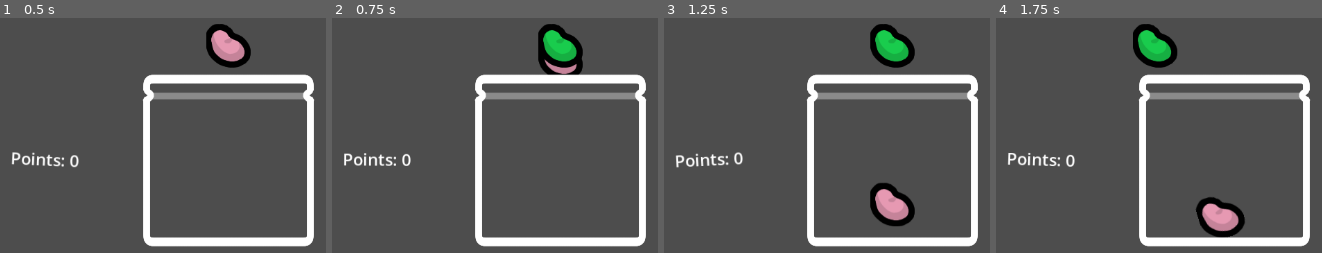
Above: before the commit, frames 1-4 (left to right).
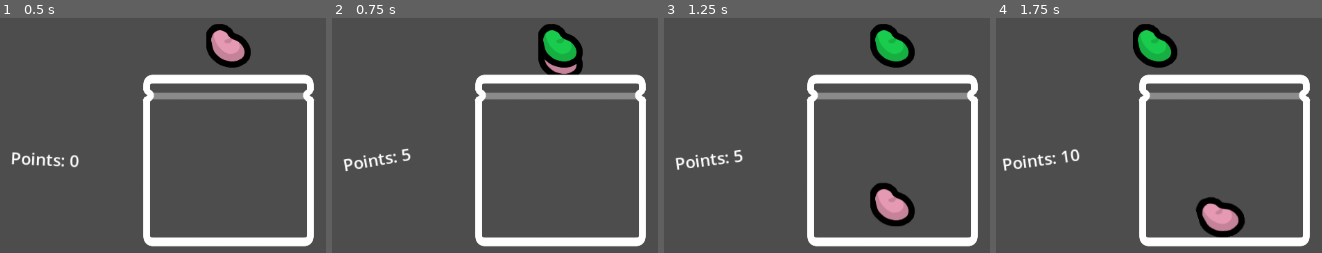
Above: after the commit, the same moments.

Repository: dairycultist/bean-game
Game: Godot game, scene res://scene.tscn
Same seed, same stepped clock (60 frames per second), same inputs: the game is played once before the commit and once after it.
Inputs (mouse positions are in pixels of both pictures, inside the frame that each line leads up to):
- Up to frame 1 (0.5 s): no input
- Up to frame 2 (0.75 s): tap Enter at 0.5 s; move the mouse to (560, 133) at 0.52 s; press the mouse at (560, 133) at 0.53 s
- Up to frame 3 (1.25 s): no input
- Up to frame 4 (1.75 s): move the mouse to (1064, 182) at 1.27 s; release the mouse at (1064, 182) at 1.28 s; click (1064, 182) at 1.35 s

Frame 1 is identical in both runs. In frame 2, 0.7% of the frame differs, in the area x 3-25%, y 55-66%; in frame 3, 0.5%; in frame 4, 0.8%, in the area x 1-26%, y 55-66%.

Commit message:
Switch from merging to peggle-like gameplay

Diff:
--- a/bean.gd
+++ b/bean.gd
@@ -23,7 +23,6 @@
 	avg_speed = lerp(avg_speed, linear_velocity.length(), delta)
 
 	if position.y < -200:
-		BeanSignals.on_bean_escaped.emit(color)
 		_audio_on_match.play()
 		queue_free()
 
@@ -44,14 +43,8 @@
 
 func _body_entered(body):
 
-	# match
-	if body is Bean and body.color == color and not body.freeze and body.name < name: # last part so only one triggers the match
-		queue_free()
-		body.queue_free()
-		_audio_on_match.pitch_scale = randf_range(0.9, 1.0)
-		_audio_on_match.play()
-		BeanSignals.on_beans_matched.emit(color)
-		return
+	# TEMP
+	BeanSignals.on_bean_hit_peg.emit(self, null)
 
 	# play collide sound
 	_audio_on_collide.volume_linear = (2.0 / (1 + exp(-avg_speed * 0.01))) - 1.0
--- a/bean_dropper.gd
+++ b/bean_dropper.gd
@@ -25,7 +25,7 @@
 		the_bean.collision_layer = 1
 		the_bean.freeze = false
 
-		BeanSignals.on_bean_dropped.emit(the_bean.color)
+		BeanSignals.on_bean_dropped.emit(the_bean)
 
 		# make a new the_bean
 		the_bean = bean.instantiate()
--- a/bean_signals.gd
+++ b/bean_signals.gd
@@ -1,8 +1,8 @@
 extends Node
 
 @warning_ignore("unused_signal")
-signal on_beans_matched(color: Bean.BeanColor)
+signal on_bean_dropped(bean: Bean)
 @warning_ignore("unused_signal")
-signal on_bean_dropped(color: Bean.BeanColor)
+signal on_bean_hit_peg(bean: Bean, peg: Node)
 @warning_ignore("unused_signal")
-signal on_bean_escaped(color: Bean.BeanColor)
+signal on_bean_in_basket(bean: Bean, peg: Node)
--- a/boons/abstract_boon.gd
+++ b/boons/abstract_boon.gd
@@ -1,23 +1,35 @@
 @abstract
 extends Sprite2D
 class_name Boon
+
+# I have the idea to make plinko but with jelly beans and instead of a giraffe
+# it's a smiley anime girl with huge boobs and you can send a bunch of beans at
+# once and they go plink plink plink and fall into baskets at the bottom which
+# give a range of points and plinking also gives a small amount of points
+
+# currently a merging game but I think peggle would be more stimming
+# number go up AND clink clink clink sounds AND many rigidbodies
 
 # TODO add boon animation for idling and triggering
 
 func _ready() -> void:
 
-	BeanSignals.on_beans_matched.connect(_on_beans_matched)
 	BeanSignals.on_bean_dropped.connect(_on_bean_dropped)
-	BeanSignals.on_bean_escaped.connect(_on_bean_escaped)
+	BeanSignals.on_bean_hit_peg.connect(_on_bean_hit_peg)
+	BeanSignals.on_bean_in_basket.connect(_on_bean_in_basket)
 
-func _on_beans_matched(_color: Bean.BeanColor) -> bool: # returns if triggered (for animation)
+# returns if triggered (for animation)
+func _on_bean_dropped(_bean: Bean) -> bool:
 	return false
 
-func _on_bean_dropped(_color: Bean.BeanColor) -> bool:
+func _on_bean_hit_peg(_bean: Bean, _peg: Node) -> bool:
 	return false
 
-func _on_bean_escaped(_color: Bean.BeanColor) -> bool:
+func _on_bean_in_basket(_bean: Bean, _peg: Node) -> bool:
 	return false
+
+# boons work on a "pick one between each round" system
+# you can only have like four boons equipped at once, but you can destroy a boon at any time
 
 # BOONS:
 # When a bean is dropped, add 1 point for every bean in the jar.
--- a/boons/base_boon.gd
+++ /dev/null
@@ -1,9 +0,0 @@
-extends Boon
-
-# hidden boon that implements the default point behaviour (i.e. giving points on match)
-
-func _on_beans_matched(_color: Bean.BeanColor) -> bool:
-
-	get_parent().add_points(5)
-
-	return true
--- a/scene.tscn
+++ b/scene.tscn
@@ -6,19 +6,30 @@
 [ext_resource type="AudioStream" uid="uid://dfx6ai1konf05" path="res://click.wav" id="4_m7jmp"]
 [ext_resource type="AudioStream" uid="uid://dp6m5oyilj24o" path="res://pop.wav" id="5_y2354"]
 [ext_resource type="Script" uid="uid://dppaxmnswb3f2" path="res://stat_manager.gd" id="6_y2354"]
-[ext_resource type="Script" uid="uid://v526r847j73e" path="res://boons/base_boon.gd" id="7_ni31j"]
 
 [sub_resource type="RectangleShape2D" id="RectangleShape2D_nxogm"]
 size = Vector2(220, 300)
 
 [sub_resource type="RectangleShape2D" id="RectangleShape2D_u3cyc"]
-size = Vector2(10, 256)
+size = Vector2(10, 251)
 
 [sub_resource type="RectangleShape2D" id="RectangleShape2D_m7jmp"]
 size = Vector2(256, 10)
 
 [sub_resource type="LabelSettings" id="LabelSettings_m7jmp"]
 font_size = 24
+
+[sub_resource type="GDScript" id="GDScript_y2354"]
+script/source = "extends Boon
+
+# hidden boon that implements the default point behaviour (i.e. giving points on match)
+
+func _on_beans_matched(_color: Bean.BeanColor) -> bool:
+
+	get_parent().add_points(5)
+
+	return true
+"
 
 [node name="Scene" type="Node2D"]
 
@@ -47,11 +58,11 @@
 texture = ExtResource("1_nxogm")
 
 [node name="ColliderL" type="CollisionShape2D" parent="Jar"]
-position = Vector2(-118, 0)
+position = Vector2(-118, 2.5)
 shape = SubResource("RectangleShape2D_u3cyc")
 
 [node name="ColliderR" type="CollisionShape2D" parent="Jar"]
-position = Vector2(118, 0)
+position = Vector2(118, 2.5)
 shape = SubResource("RectangleShape2D_u3cyc")
 
 [node name="ColliderD" type="CollisionShape2D" parent="Jar"]
@@ -80,4 +91,4 @@
 vertical_alignment = 1
 
 [node name="BaseBoon" type="Sprite2D" parent="StatManager"]
-script = ExtResource("7_ni31j")
+script = SubResource("GDScript_y2354")
--- a/stat_manager.gd
+++ b/stat_manager.gd
@@ -5,7 +5,7 @@
 var points: int = 0
 
 func _ready() -> void:
-	BeanSignals.on_beans_matched.connect(func(_color): point_label_anim_intensity = 4.0)
+	BeanSignals.on_bean_hit_peg.connect(_on_bean_hit_peg)
 
 func _process(delta: float) -> void:
 
@@ -14,6 +14,11 @@
 
 	point_label_anim_intensity = lerp(point_label_anim_intensity, 1.0, delta)
 
-func add_points(p: int):
-	points += p
+func _on_bean_hit_peg(_bean: Bean, _peg: Node) -> bool:
+
+	points += 5
 	$PointLabel.text = "Points: " + str(points)
+
+	point_label_anim_intensity = 4.0
+
+	return true
Not shown, removed: boons/base_boon.gd.uid
